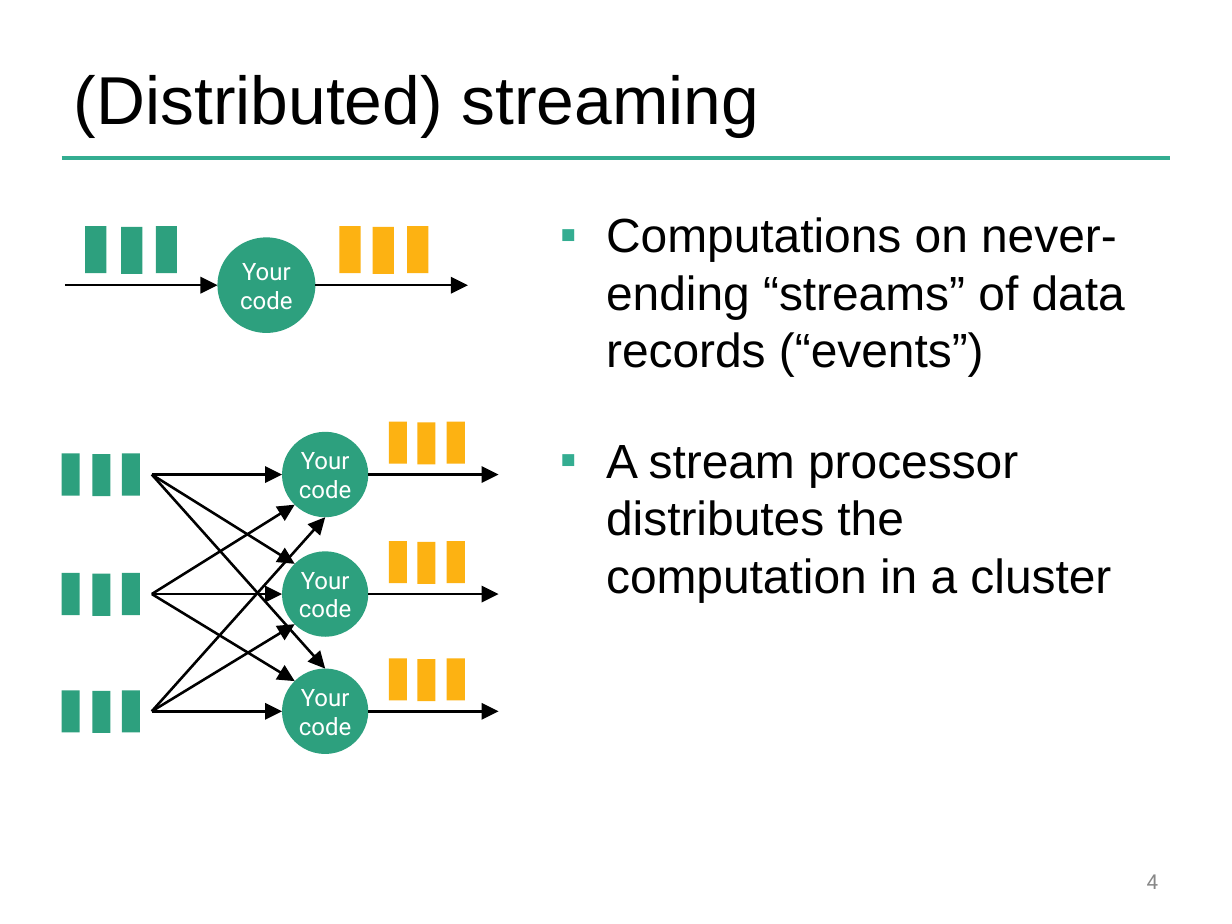
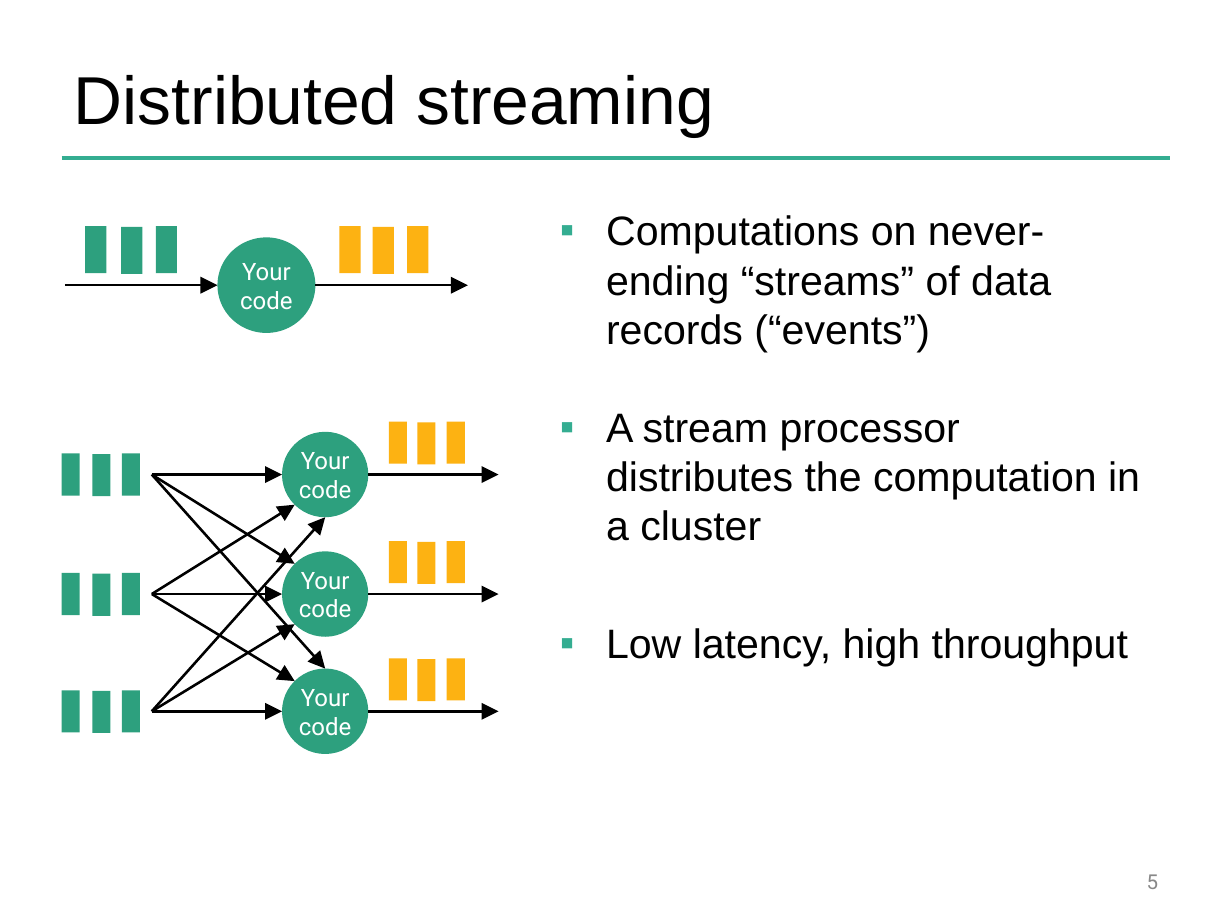
Before and after one commit to dataArtisans/flink-training-web, a slide deck: slide 5 of slides/flink_overview.pptx (slide 4 before the commit). Drawn at 1232x924 pixels with LibreOffice and Linux fonts; fonts in the diff are those of the drawing; background and template pictures are left out. Boxes give left, top, right and bottom in pixels: in the first picture for what was removed or moved away, otherwise in the second. Text is boxed around its words. In the diff, an @@ line names an element or a change of style, - is before the commit and + after.

```diff
--- a/slides/flink_overview.pptx
+++ b/slides/flink_overview.pptx
@@ title at (74, 75, 713, 137): text changed @@
-(Distributed) streaming
+Distributed streaming
@@ text at (606, 215, 1140, 541): size 28 to 24 pt in "Computations on never-ending “streams” of data records ...", "A stream processor distributes the computation in ..." @@
@@ text at (606, 628, 1128, 666): paragraph added @@
+▪ Low latency, high throughput
@@ page number at (1147, 874, 1159, 889): text changed @@
-4
+5
```
Also in this commit, not shown: 2 other slides changed, 2 slides added, 10 other files.
